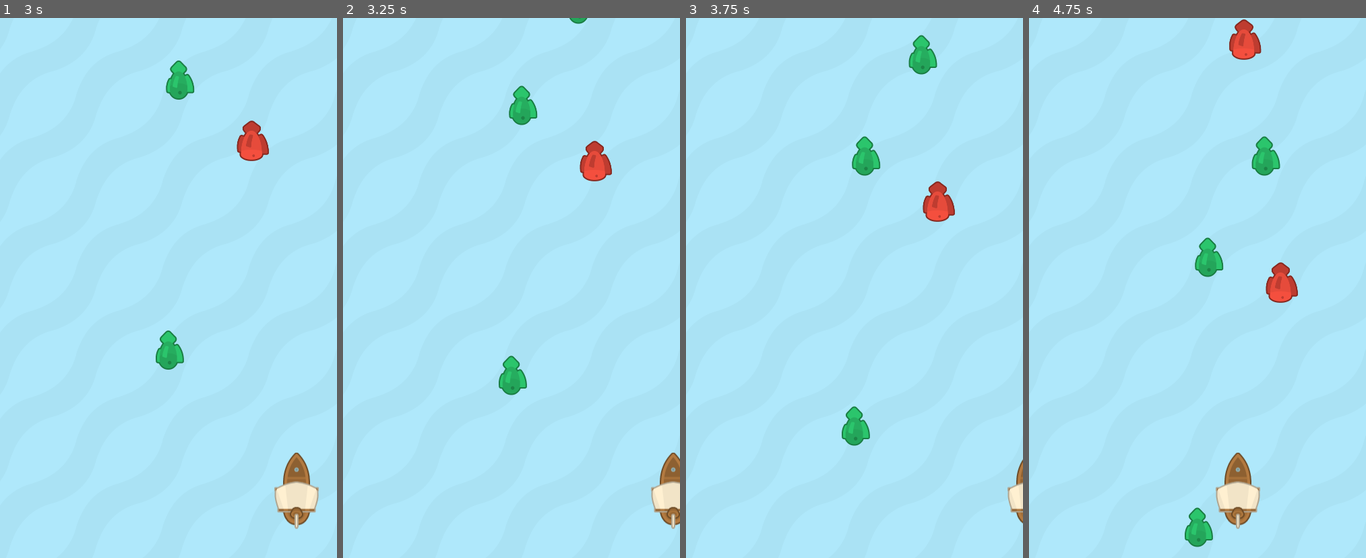
Above: before the commit, frames 1-4 (left to right).
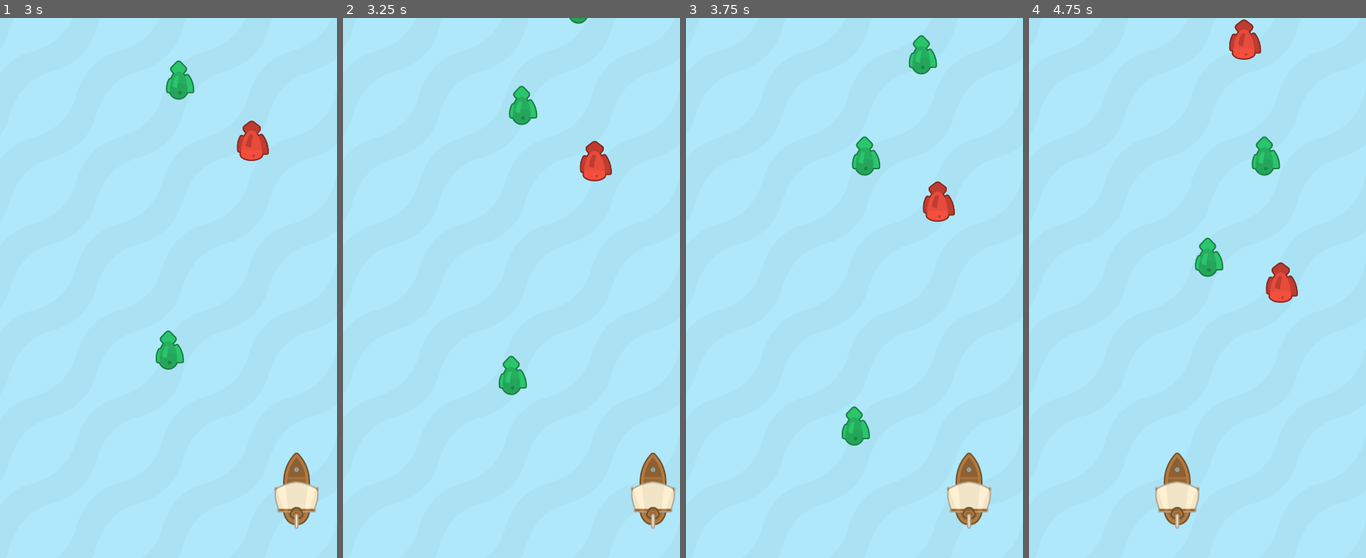
Above: after the commit, the same moments.

Repository: mwa/seaworthy
Game: Godot game, scene res://scenes/Sea.tscn
Same seed, same stepped clock (60 frames per second), same inputs: the game is played once before the commit and once after it.
Inputs:
- Up to frame 1 (3 s): hold Right (ui_right) 0.53-1.28 s; hold Left (ui_left) 1.28-2.03 s; hold Right (ui_right) from 2.03 s (still down)
- Up to frame 2 (3.25 s): keep holding Right (ui_right)
- Up to frame 3 (3.75 s): release Right (ui_right) at 3.53 s; hold Left (ui_left) from 3.53 s (still down)
- Up to frame 4 (4.75 s): keep holding Left (ui_left)

Frame 1 is identical in both runs. In frame 2, 1.3% of the frame differs, in the area x 85-100%, y 80-95%; in frame 3, 1.5%; in frame 4, 2.7%, in the area x 37-69%, y 80-98%.

Commit message:
limit sideways movement of player ship

Diff:
--- a/scenes/Sea.tscn
+++ b/scenes/Sea.tscn
@@ -1,9 +1,15 @@
-[gd_scene load_steps=5 format=2]
+[gd_scene load_steps=7 format=2]
 
 [ext_resource path="res://scenes/PlayerShip.tscn" type="PackedScene" id=1]
 [ext_resource path="res://assets/img/water.png" type="Texture" id=2]
 [ext_resource path="res://scenes/Fish.tscn" type="PackedScene" id=3]
 [ext_resource path="res://scripts/Sea.gd" type="Script" id=4]
+
+[sub_resource type="RectangleShape2D" id=1]
+extents = Vector2( 20, 100 )
+
+[sub_resource type="RectangleShape2D" id=2]
+extents = Vector2( 20, 100 )
 
 [node name="Sea" type="Node2D"]
 script = ExtResource( 4 )
@@ -25,4 +31,14 @@
 [node name="PlayerShip" parent="." instance=ExtResource( 1 )]
 position = Vector2( 250, 700 )
 
+[node name="SideBorders" type="StaticBody2D" parent="."]
+position = Vector2( 0, 700 )
+
+[node name="BorderLeft" type="CollisionShape2D" parent="SideBorders"]
+shape = SubResource( 1 )
+
+[node name="BorderRight" type="CollisionShape2D" parent="SideBorders"]
+position = Vector2( 500, 0 )
+shape = SubResource( 2 )
+
 [node name="Timer" type="Timer" parent="."]
